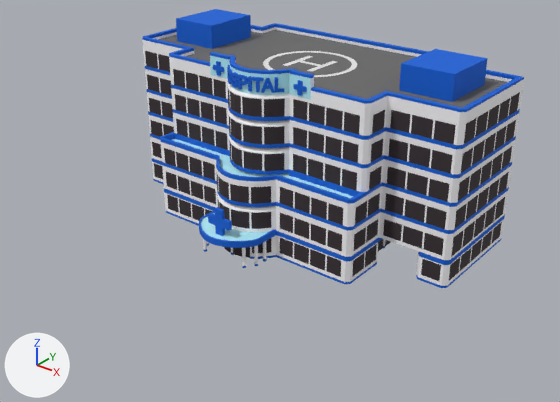
What one commit did to the glTF model FREEMODELS/curated/public_main.glb.
Rendered twice from a 50 mm lens placed at (5.53, -7.14, 4.65), pointed at (0.1, -0.36, 0.44). The axes (+X, +Y, +Z) are drawn at lower left. The lights are the same throughout. The older version comes first. Where no turn or scale is listed for an object, it has been applied to the vertices.

Names of what the first picture shows: 'PublicBuilding_Hospital_TextureBuildingsPack2_0'.
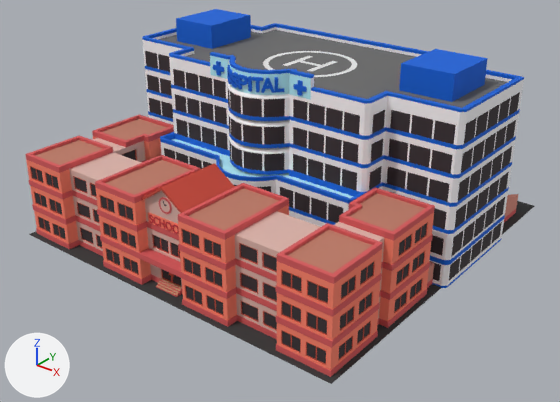
Changed parts and their boxes [x1, y1, x2, y2] in the pictures (560 x 402 px):
'PublicBuilding_School_TextureBuildingsPack2_0', added (red)
    after: [25, 115, 534, 384]

Diff of the bpy script that builds the scene:
```diff
--- a/FREEMODELS/curated/public_main.glb.py
+++ b/FREEMODELS/curated/public_main.glb.py
@@ me_sketchfab_scene_publicbuilding_school_texturebuildingspack2_0 @@
+me_sketchfab_scene_publicbuilding_school_texturebuildingspack2_0.from_pydata(...)  # 5734 vertices, 11686 faces; spans x -2.32..2.32, y -0.88..3.87, z 0.0..1.27
+me_sketchfab_scene_publicbuilding_school_texturebuildingspack2_0.materials.append(mat_material_0)  # picture img_albedo
@@ ob_publicbuilding_school_texturebuildingspack2_0 @@
+ob_publicbuilding_school_texturebuildingspack2_0 = bpy.data.objects.new('PublicBuilding_School_TextureBuildingsPack2_0', me_sketchfab_scene_publicbuilding_school_texturebuildingspack2_0)
+ob_publicbuilding_school_texturebuildingspack2_0.location = (0.0, -1.497, 0.0)
```
